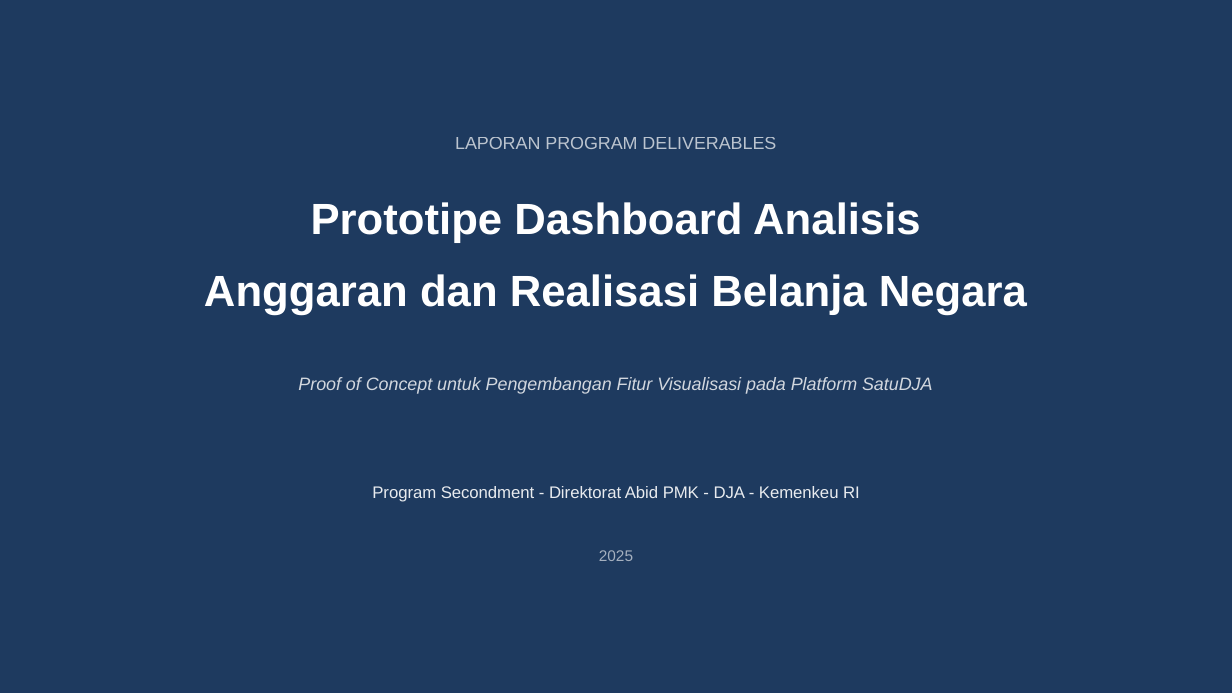
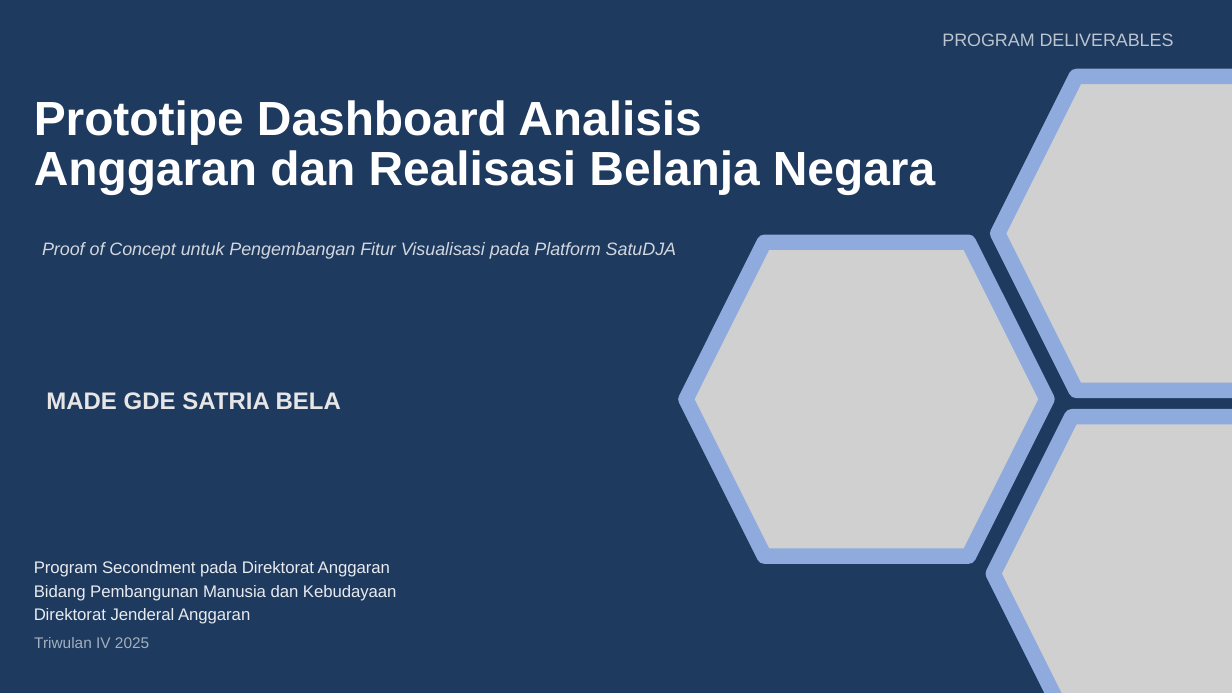
Before and after one commit to tubankum3/dashanggaran, a slide deck: slide 1 of Presentasi_Program Deliverables_Secondment pada Abid PMK DJA.pptx. Drawn at 1232x693 pixels with LibreOffice and Linux fonts; fonts in the diff are those of the drawing; grey boxes stand for pictures. Boxes give left, top, right and bottom in pixels: in the first picture for what was removed or moved away, otherwise in the second. Text is boxed around its words. In the diff, an @@ line names an element or a change of style, - is before the commit and + after.

```diff
--- a/Presentasi_Program Deliverables_Secondment pada Abid PMK DJA.pptx
+++ b/Presentasi_Program Deliverables_Secondment pada Abid PMK DJA.pptx
@@ text at (942, 33, 1174, 46): text changed @@
-LAPORAN PROGRAM DELIVERABLES
+PROGRAM DELIVERABLES
@@ picture added at (998, 76, 1232, 391) @@
@@ text "Prototipe Dashboard Analisis": place and size @@
-text "Prototipe Dashboard Analisis" at (311, 202, 920, 243)
+text "Prototipe Dashboard Analisis" at (34, 100, 701, 144)
@@ text "Prototipe Dashboard Analisis" at (34, 100, 701, 144): size 25.5 to 28 pt; alignment centre to left @@
@@ text "Anggaran dan Realisasi Belanja Negara" at (34, 150, 935, 194): size 25.5 to 28 pt; alignment centre to left @@
@@ text "Anggaran dan Realisasi Belanja Negara": place and size @@
-text "Anggaran dan Realisasi Belanja Negara" at (204, 274, 1027, 315)
+text "Anggaran dan Realisasi Belanja Negara" at (34, 150, 935, 194)
@@ text "Proof of Concept untuk Pengembangan ...": place and size @@
-text "Proof of Concept untuk Pengembangan ..." at (298, 377, 932, 394)
+text "Proof of Concept untuk Pengembangan ..." at (42, 242, 676, 259)
@@ picture added at (686, 243, 1047, 557) @@
@@ text added at (46, 392, 341, 410), 14 pt, text #E7E6E6, bold @@
+MADE GDE SATRIA BELA
@@ picture added at (993, 416, 1232, 693) @@
@@ text at (34, 561, 397, 624): text changed @@
-Program Secondment - Direktorat Abid PMK - DJA - Kemenkeu RI
+Program Secondment pada Direktorat Anggaran
+Bidang Pembangunan Manusia dan Kebudayaan
+Direktorat Jenderal Anggaran
@@ text at (34, 637, 149, 648): text changed @@
-2025
+Triwulan IV 2025
```
Also in this commit, not shown: 12 other slides changed, 4 slides removed, 2 other files.
